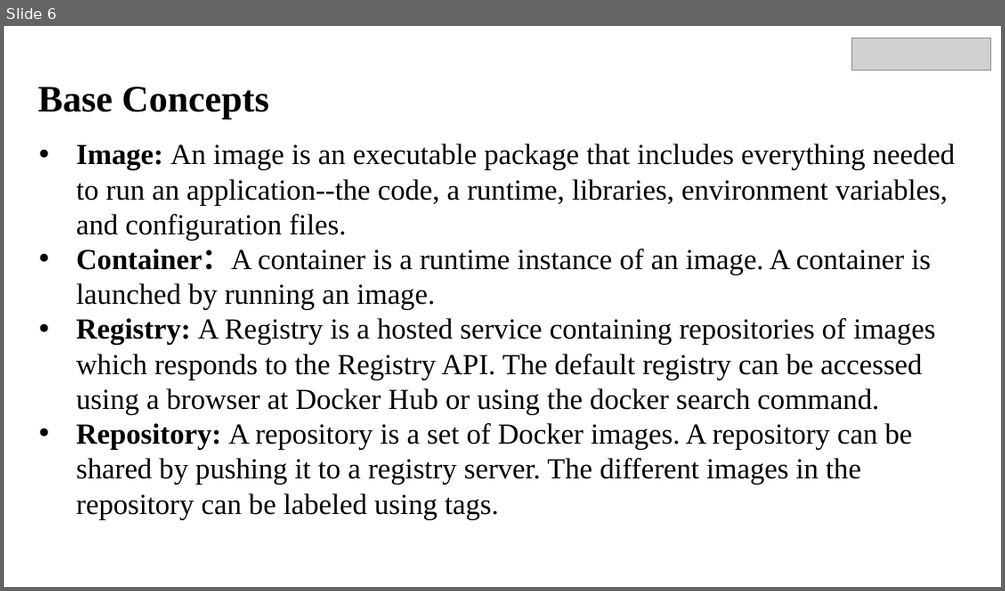
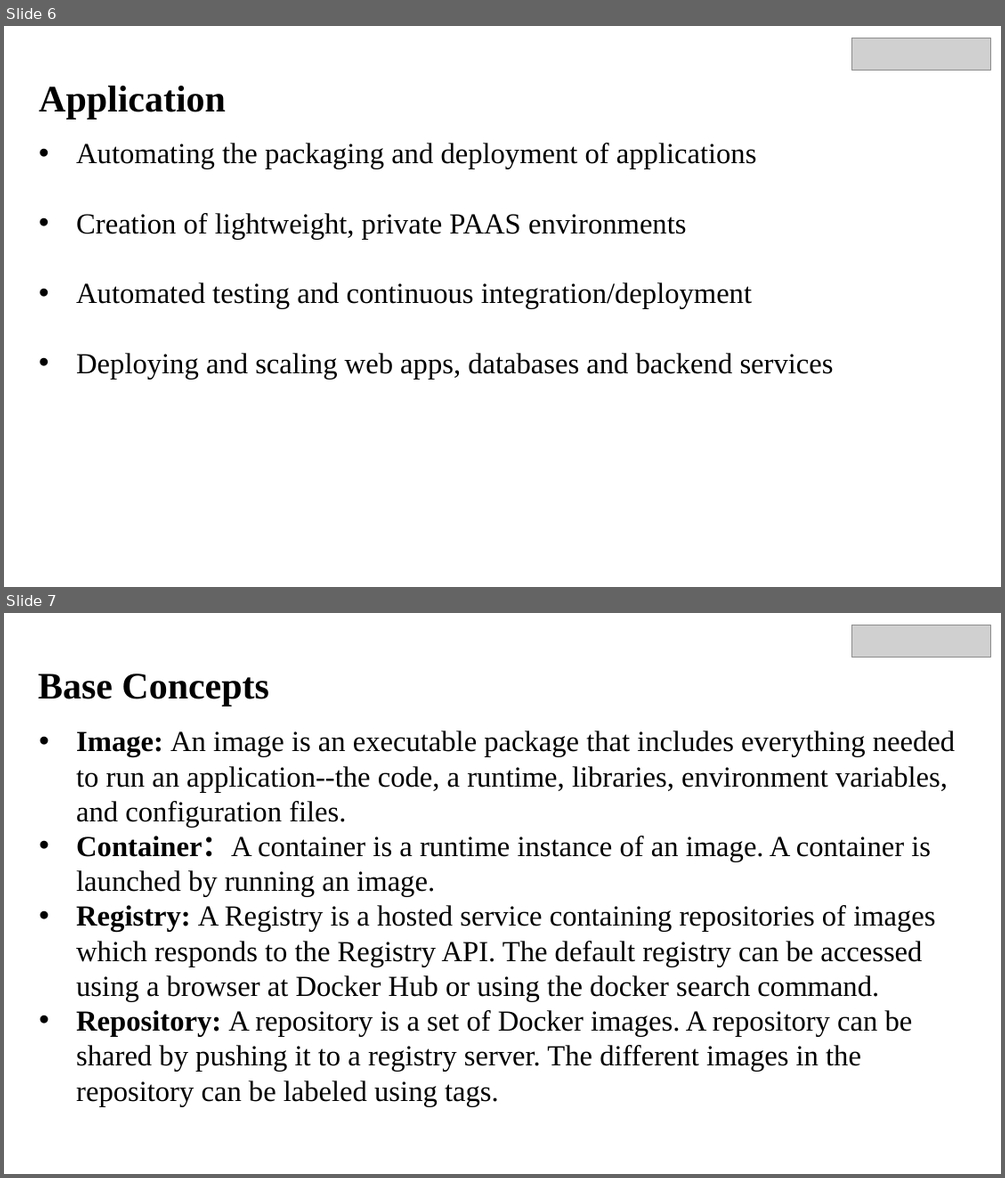
Before and after one commit to SinghamXiao/personal, a slide deck: files/learn/docker/Build+Docker+Image+Using+Dockerfile.pptx. Shown one above the other, each under a label of ours: slide 6 before the commit, slides 6 and 7 after it. The pictures are 1005x591 and 1005x1178 pixels, drawn with LibreOffice and Linux fonts; fonts in the diff are those of the drawing; grey boxes stand for pictures. Boxes give left, top, right and bottom in pixels: in the first picture for what was removed or moved away, otherwise in the second. Text is boxed around its words. In the diff, an @@ line names an element or a change of style, - is before the commit and + after.

```diff
--- a/files/learn/docker/Build+Docker+Image+Using+Dockerfile.pptx
+++ b/files/learn/docker/Build+Docker+Image+Using+Dockerfile.pptx
@@ slide 6 added at (x1=4, y1=26, x2=1001, y2=587), background #FFFFFF @@
@@ picture added at (x1=852, y1=38, x2=990, y2=70) @@
@@ text added at (x1=39, y1=86, x2=226, y2=119), 36 pt, text #000000, bold @@
+Application
@@ text added at (x1=76, y1=143, x2=833, y2=378), 28 pt, text #000000 @@
+• Automating the packaging and deployment of applications
+• Creation of lightweight, private PAAS environments
+• Automated testing and continuous integration/deployment
+• Deploying and scaling web apps, databases and backend services
@@ what was slide 6 is now slide 7 @@
```
Also in this commit, not shown: 1 slide changed, 4 other files.
